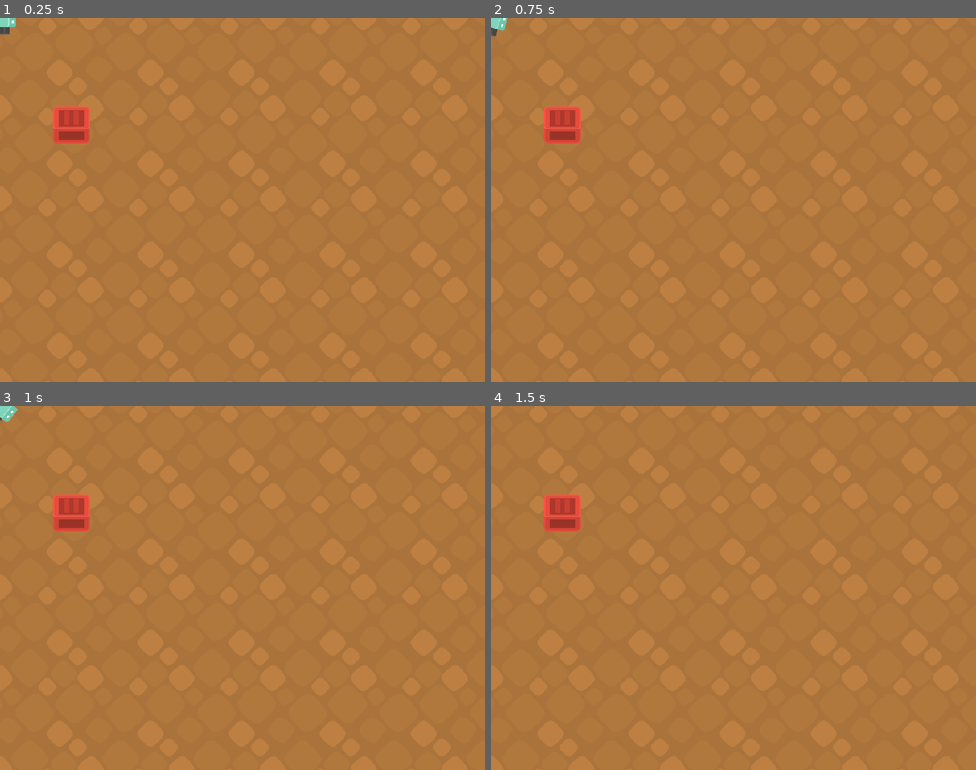
Above: before the commit, frames 1-4 (two rows, left to right).
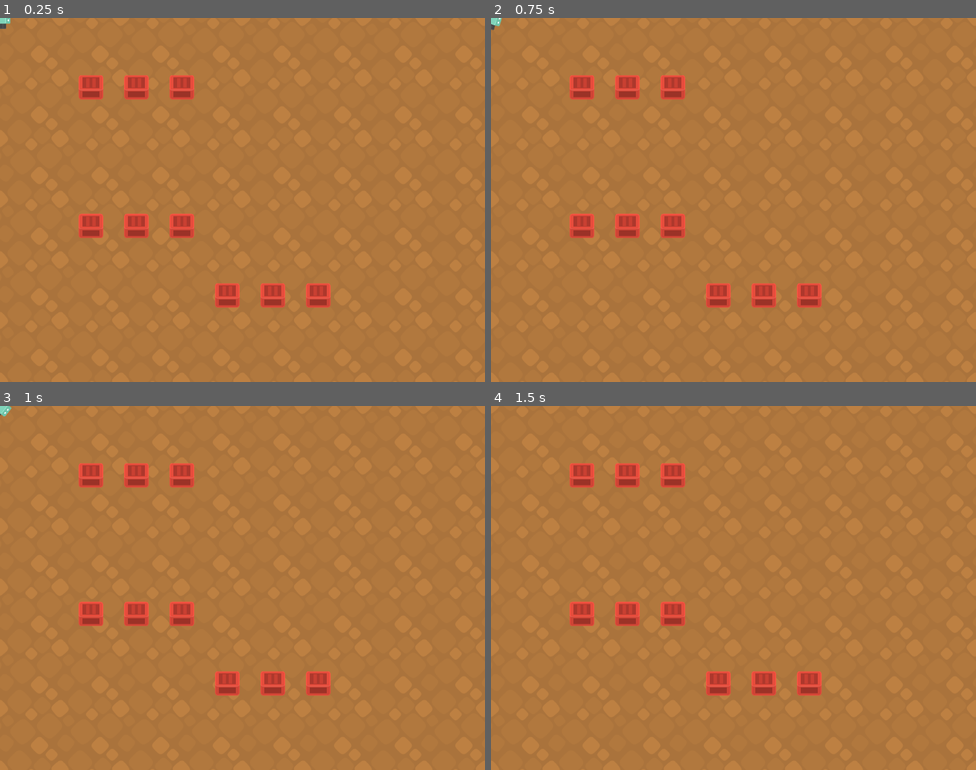
Above: after the commit, the same moments.

Repository: Herbrant/riBOTtaro
Game: Godot game, scene res://scene/base.tscn
Same seed, same stepped clock (60 frames per second), same inputs: the game is played once before the commit and once after it.
Inputs:
- Up to frame 1 (0.25 s): no input
- Up to frame 2 (0.75 s): tap Enter at 0.5 s; hold D (right) from 0.53 s (still down)
- Up to frame 3 (1 s): keep holding D (right)
- Up to frame 4 (1.5 s): release D (right) at 1.28 s; hold S (down) from 1.28 s (still down)

The runs differ from the first frame. In frame 1, 3.9% of the frame differs, in the area x 0-69%, y 0-80%; in frame 2, 3.9%; in frame 3, 3.9%; in frame 4, 3.8%.

Commit message:
feat(godot): added websocket

Diff:
--- a/godot/project.godot
+++ b/godot/project.godot
@@ -19,9 +19,7 @@
 
 window/size/viewport_width=1024
 window/size/viewport_height=768
-window/stretch/mode="viewport"
-window/stretch/aspect="expand"
-window/stretch/scale=1.5
+window/stretch/aspect="ignore"
 
 [input]
 
--- a/godot/script/CharacterBody2D.gd
+++ b/godot/script/CharacterBody2D.gd
@@ -3,6 +3,9 @@
 @export var speed = 400
 @export var rotation_speed = 1.5
 
+var server = TCPServer.new()
+var socket = WebSocketPeer.new()
+var peer: StreamPeerTCP
 var rotation_direction = 0
 
 func get_input():
@@ -13,3 +16,20 @@
 	get_input()
 	rotation += rotation_direction * rotation_speed * delta
 	move_and_slide()
+
+func _ready():
+	server.listen(8000)
+
+
+func _process(delta):
+	socket.poll()
+	peer = server.take_connection()
+	socket.accept_stream(peer)
+
+	var state = socket.get_ready_state()
+	if state == socket.STATE_OPEN:
+		print("OPEN")
+	elif state == socket.STATE_CLOSING:
+		print("CLOSING")
+	elif state == socket.STATE_CLOSED:
+		print("CLOSED")
--- a/godot/script/base.gd
+++ b/godot/script/base.gd
@@ -1,19 +1,56 @@
 extends Node2D
 
 
-# Called when the node enters the scene tree for the first time.
-func _ready():
+var server = TCPServer.new()
+var socket = WebSocketPeer.new()
+var stream : StreamPeerTCP
+var PORT = 8080
+
+func load_map():
+	var file = FileAccess.open("res://config/matrix.txt", FileAccess.READ)
+	var line = ""
+	var map = []
+
+	while (not file.eof_reached()):
+		line = file.get_line()
+		var tmp_arr = line.split(" ")
+		map.append(tmp_arr)
+
+	return map
+
+func set_map():
 	var obstacle_scene = load("res://scene/Obstacle.tscn")
-	var screen_size = get_viewport().get_visible_rect().size
+	var screen_size = get_viewport_rect().size
+	print(screen_size)
 
-	var test = obstacle_scene.instantiate()
-	test.position.x = 100
-	test.position.y = 150
-	add_child(test)
+	var m = load_map()
+
+	for i in range(len(m)):
+		for j in range(len(m[i])):
+			if m[i][j] == "1":
+				var obj = obstacle_scene.instantiate()
+				obj.position.y = screen_size[0]/len(m) * i
+				obj.position.x = screen_size[1]/len(m[i]) * j
+				add_child(obj)
 
 
 
+func info(msg):
+	print(msg)
 
-# Called every frame. 'delta' is the elapsed time since the previous frame.
+# Called when the node enters the scene tree for the first time.
+func _ready():
+	set_map()
+	server.listen(PORT)
+
 func _process(delta):
-	pass
+	var conn = server.is_connection_available()
+	if conn and !stream:
+		stream = server.take_connection()
+		stream.set_no_delay(true)
+		socket.accept_stream(stream)
+
+		while socket.get_ready_state() != WebSocketPeer.STATE_OPEN:
+			socket.poll()
+
+		socket.send_text("Test message from server")
Not shown, added: godot/config/matrix.txt
